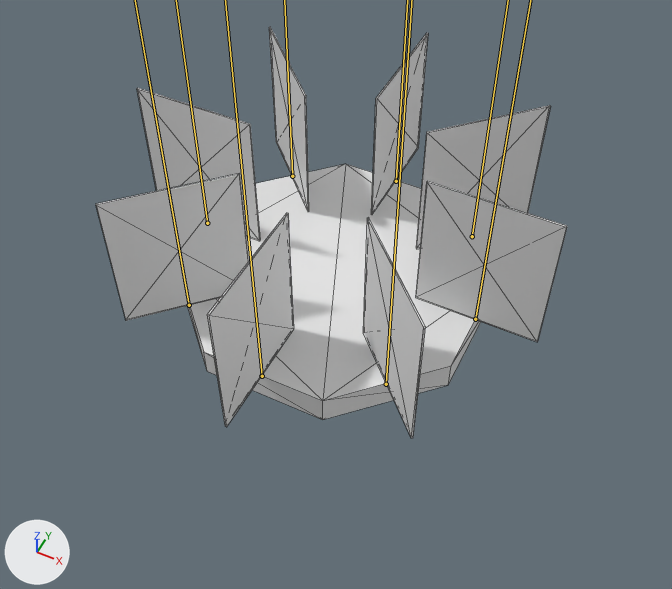
Two versions of the glTF model Objects/RocketBase/RocketBase.glb, one commit apart.
Camera for both pictures: a 50 mm lens placed at (1.93, -3.85, 4.76), pointed at (0.15, -0.29, 0.3). Lighting does not change. The marker at lower left points along +X, +Y and +Z. The bones that change are drawn over the model as lines. Mesh edges are drawn as thin lines.
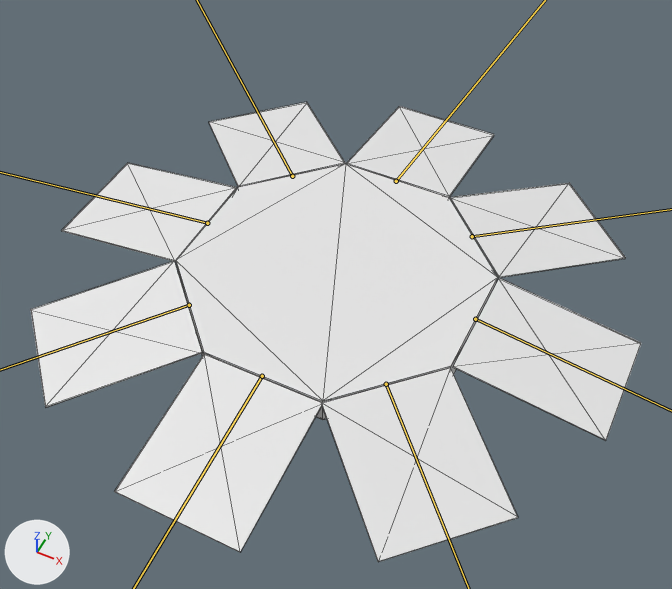
The newer file adds an action. The first version stands in its rest pose; the second is drawn at frame 0 of the action 'Opening'.

Where the change shows, as pixel boxes [x1, y1, x2, y2] in the pictures (672 x 589 px):
'Cube.001', posed (138% wider, 7% shorter): before [207, 213, 294, 427]; after [114, 354, 322, 552]
'Cube.003', posed (24% wider): before [416, 181, 567, 342]; after [453, 278, 641, 441]
'Cube.002', posed (214% wider, 13% shorter): before [363, 217, 425, 439]; after [321, 368, 518, 562]
'Cube.008', posed (12% wider): before [96, 173, 249, 321]; after [31, 261, 202, 408]
'Cube.004', posed (29% wider, 33% shorter): before [416, 106, 551, 249]; after [450, 183, 625, 278]
'Cube.007', posed (42% wider, 35% shorter): before [137, 88, 260, 241]; after [62, 163, 237, 262]
'Cube.005', posed (157% wider, 50% shorter): before [371, 33, 428, 215]; after [346, 106, 494, 197]
'Cube.006', posed (234% wider, 54% shorter): before [269, 27, 309, 212]; after [209, 102, 345, 187]

The change, as a list of edits to the scene's bpy script:
```text
Change bone_bone_panel005:
    where bone_bone_panel005 = bpy.data.objects['Armature'].pose.bones['Bone_Panel005']  # child of 'Bone_005'
    bone_bone_panel005.rotation_quaternion: (1.0, 0.0, 0.0, 0.0) -> (0.464, 0.534, 0.464, -0.534)  # degrees (0, 0, 0) -> degrees (98, 90, 0)
Change bone_bone_panel006:
    where bone_bone_panel006 = bpy.data.objects['Armature'].pose.bones['Bone_Panel006']  # child of 'Bone_006'
    bone_bone_panel006.rotation_quaternion: (1.0, 0.0, 0.0, 0.0) -> (0.464, 0.534, 0.464, -0.534)  # degrees (0, 0, 0) -> degrees (98, 90, 0)
Change bone_bone_panel007:
    where bone_bone_panel007 = bpy.data.objects['Armature'].pose.bones['Bone_Panel007']  # child of 'Bone_007'
    bone_bone_panel007.rotation_quaternion: (1.0, 0.0, 0.0, 0.0) -> (0.464, 0.534, 0.464, -0.534)  # degrees (0, 0, 0) -> degrees (98, 90, 0)
Change bone_bone_panel008:
    where bone_bone_panel008 = bpy.data.objects['Armature'].pose.bones['Bone_Panel008']  # child of 'Bone_008'
    bone_bone_panel008.rotation_quaternion: (1.0, 0.0, 0.0, 0.0) -> (0.464, 0.534, 0.464, -0.534)  # degrees (0, 0, 0) -> degrees (98, 90, 0)
Change bone_bone_panel001:
    where bone_bone_panel001 = bpy.data.objects['Armature'].pose.bones['Bone_Panel001']  # child of 'Bone_001'
    bone_bone_panel001.rotation_quaternion: (1.0, 0.0, 0.0, 0.0) -> (0.464, 0.534, 0.464, -0.534)  # degrees (0, 0, 0) -> degrees (98, 90, 0)
Change bone_bone_panel002:
    where bone_bone_panel002 = bpy.data.objects['Armature'].pose.bones['Bone_Panel002']  # child of 'Bone_002'
    bone_bone_panel002.rotation_quaternion: (1.0, 0.0, 0.0, 0.0) -> (0.464, 0.534, 0.464, -0.534)  # degrees (0, 0, 0) -> degrees (98, 90, 0)
Change bone_bone_panel003:
    where bone_bone_panel003 = bpy.data.objects['Armature'].pose.bones['Bone_Panel003']  # child of 'Bone_003'
    bone_bone_panel003.rotation_quaternion: (1.0, 0.0, 0.0, 0.0) -> (0.464, 0.534, 0.464, -0.534)  # degrees (0, 0, 0) -> degrees (98, 90, 0)
Change bone_bone_panel004:
    where bone_bone_panel004 = bpy.data.objects['Armature'].pose.bones['Bone_Panel004']  # child of 'Bone_004'
    bone_bone_panel004.rotation_quaternion: (1.0, 0.0, 0.0, 0.0) -> (-0.464, -0.534, -0.464, 0.534)  # degrees (0, 0, 0) -> degrees (98, 90, 0)
```
